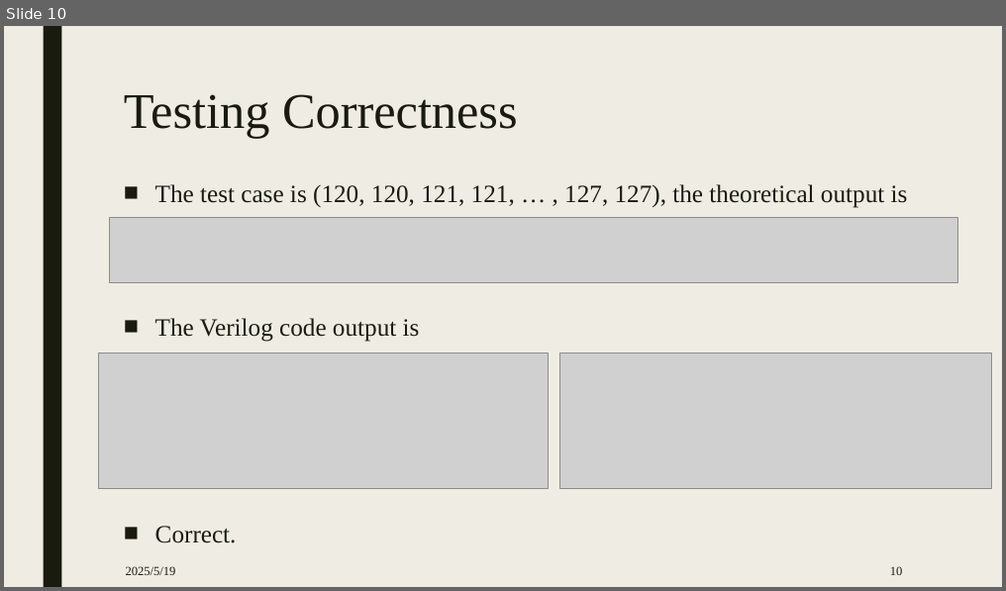
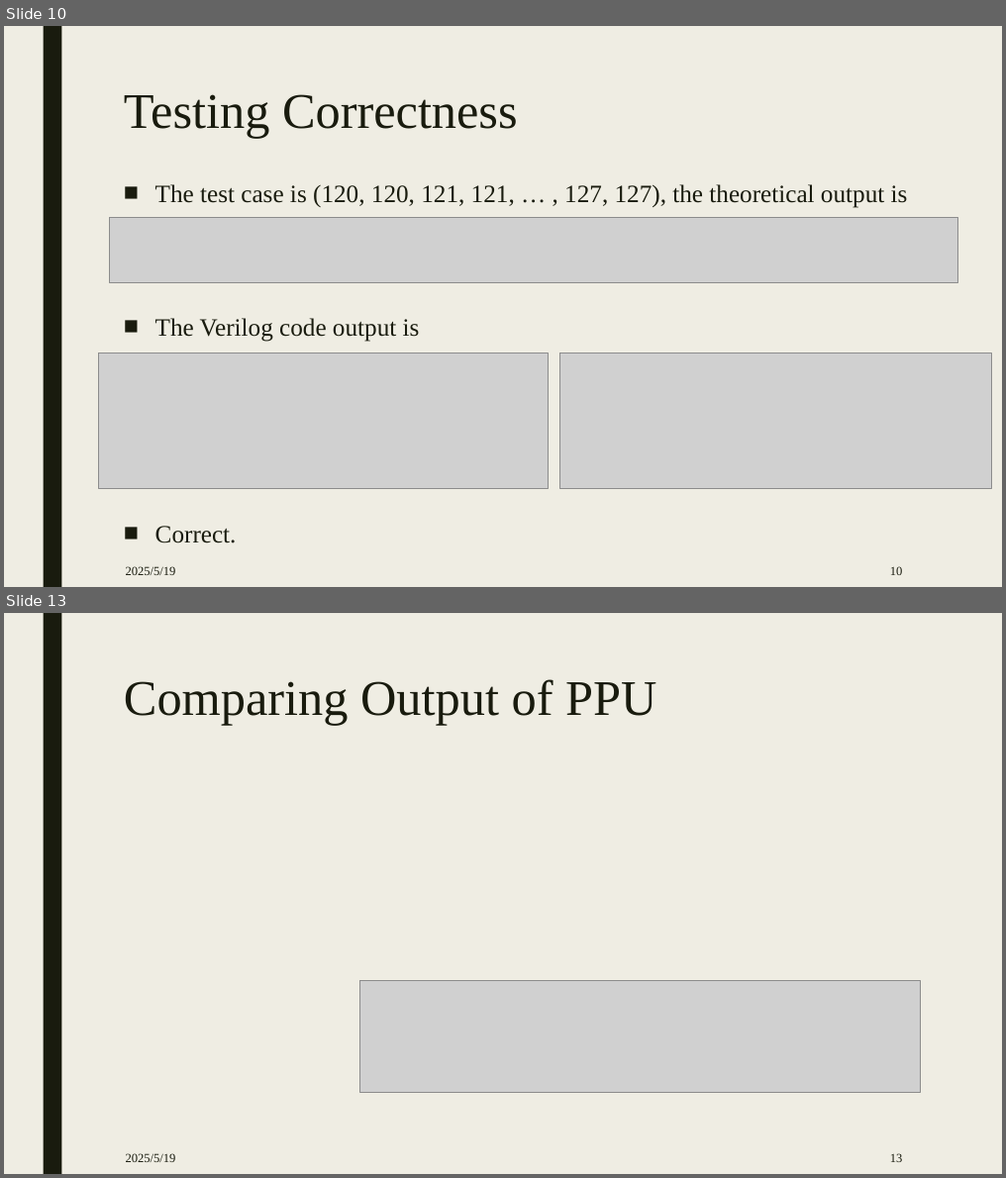
Before and after one commit to ethanhoumic/Matrix_Accelerator, a slide deck: ppt/0520.pptx. Shown one above the other, each under a label of ours: slide 10 before the commit, slides 10 and 13 after it; the slides between them are not shown. The pictures are 1006x591 and 1006x1178 pixels, drawn with LibreOffice and Linux fonts; fonts in the diff are those of the drawing; grey boxes stand for pictures. Boxes give left, top, right and bottom in pixels: in the first picture for what was removed or moved away, otherwise in the second. Text is boxed around its words. In the diff, an @@ line names an element or a change of style, - is before the commit and + after.

```diff
--- a/ppt/0520.pptx
+++ b/ppt/0520.pptx
@@ slide 13 added at bbox=[4, 613, 1002, 1174], background #EFEDE3; not listed: 1 template element that a slide beside it also shows @@
@@ title added at bbox=[124, 679, 656, 726], 48 pt, text #191B0E @@
+Comparing Output of PPU
@@ picture added at bbox=[360, 980, 921, 1092] @@
@@ text added at bbox=[126, 1154, 176, 1162], 12 pt, text #191B0E @@
+2025/5/19
@@ page number added at bbox=[890, 1154, 903, 1162], 12 pt, text #191B0E @@
+13
```
Also in this commit, not shown: 4 slides changed, 2 other slides added, 1 other file.
